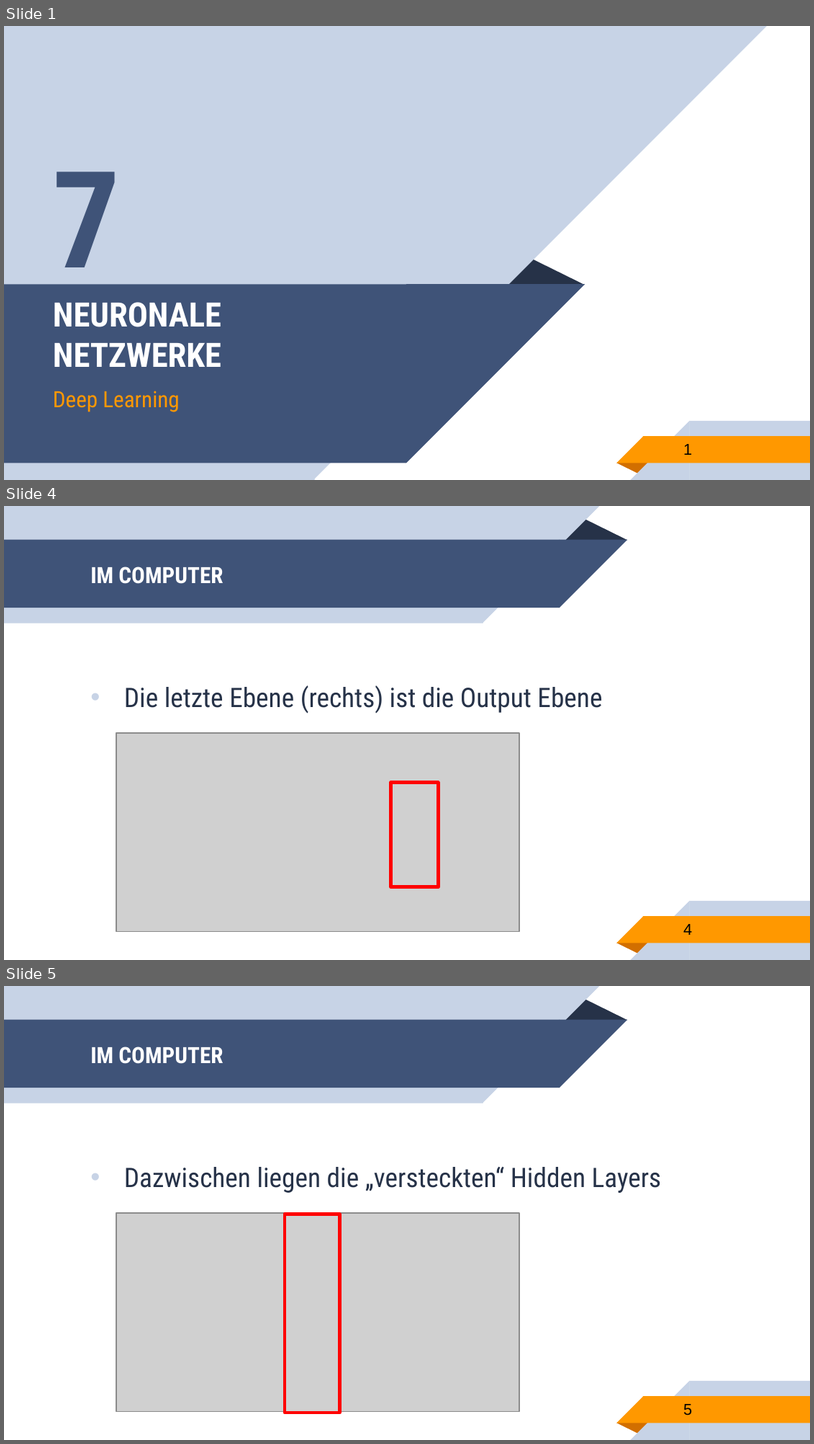
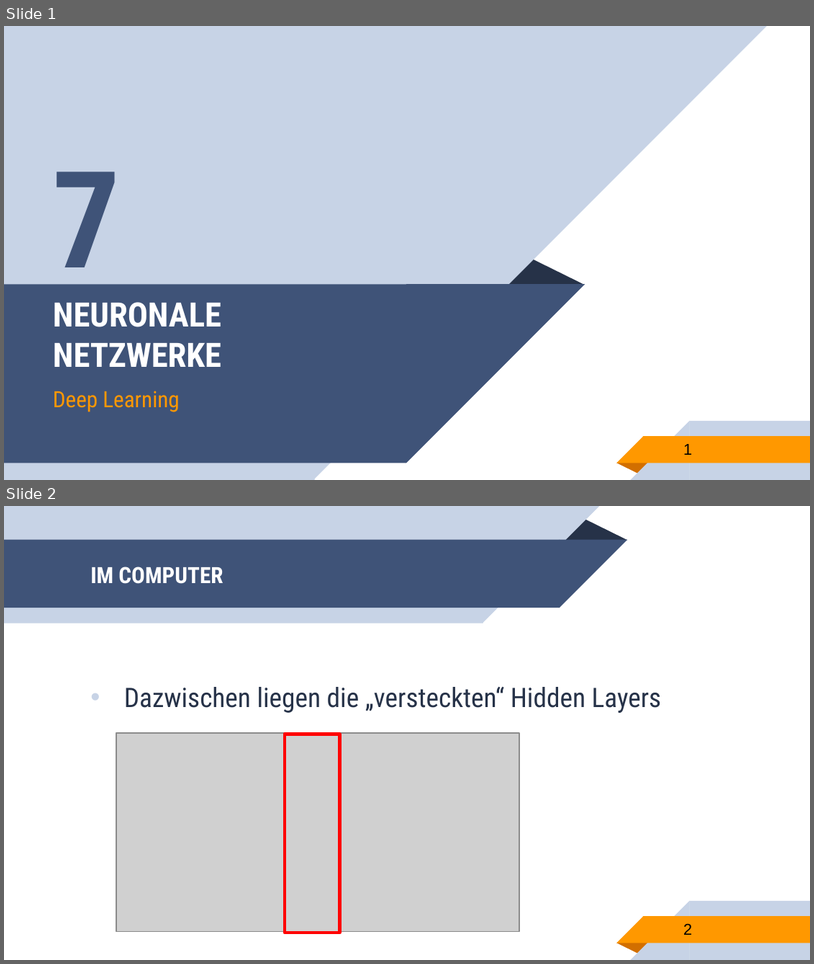
Before and after one commit to franneck94/UdemyML, a slide deck: lectures/DeepNeuralNetworks.pptx. Shown one above the other, each under a label of ours: slides 1, 4 and 5 before the commit, slides 1 and 2 after it; the slides between them are not shown. The pictures are 814x1444 and 814x964 pixels, drawn with LibreOffice and Linux fonts; fonts in the diff are those of the drawing; grey boxes stand for pictures. Boxes give left, top, right and bottom in pixels: in the first picture for what was removed or moved away, otherwise in the second. Text is boxed around its words. In the diff, an @@ line names an element or a change of style, - is before the commit and + after.

```diff
--- a/lectures/DeepNeuralNetworks.pptx
+++ b/lectures/DeepNeuralNetworks.pptx
@@ slide 4 removed at (4,506,810,960), background #FFFFFF; not listed: 10 template elements that a slide beside it also shows @@
@@ title removed at (90,566,223,584) @@
-IM COMPUTER
@@ text removed at (124,685,602,713) @@
-• Die letzte Ebene (rechts) ist die Output Ebene
@@ picture removed at (116,733,520,931) @@
@@ rectangle removed at (391,782,439,887) @@
@@ page number removed at (684,924,692,934) @@
-4
@@ what was slide 5 is now slide 2 @@
@@ page number at (684,923,692,934): text changed @@
-5
+2
```
Also in this commit, not shown: 2 other slides removed, 2 other files.
